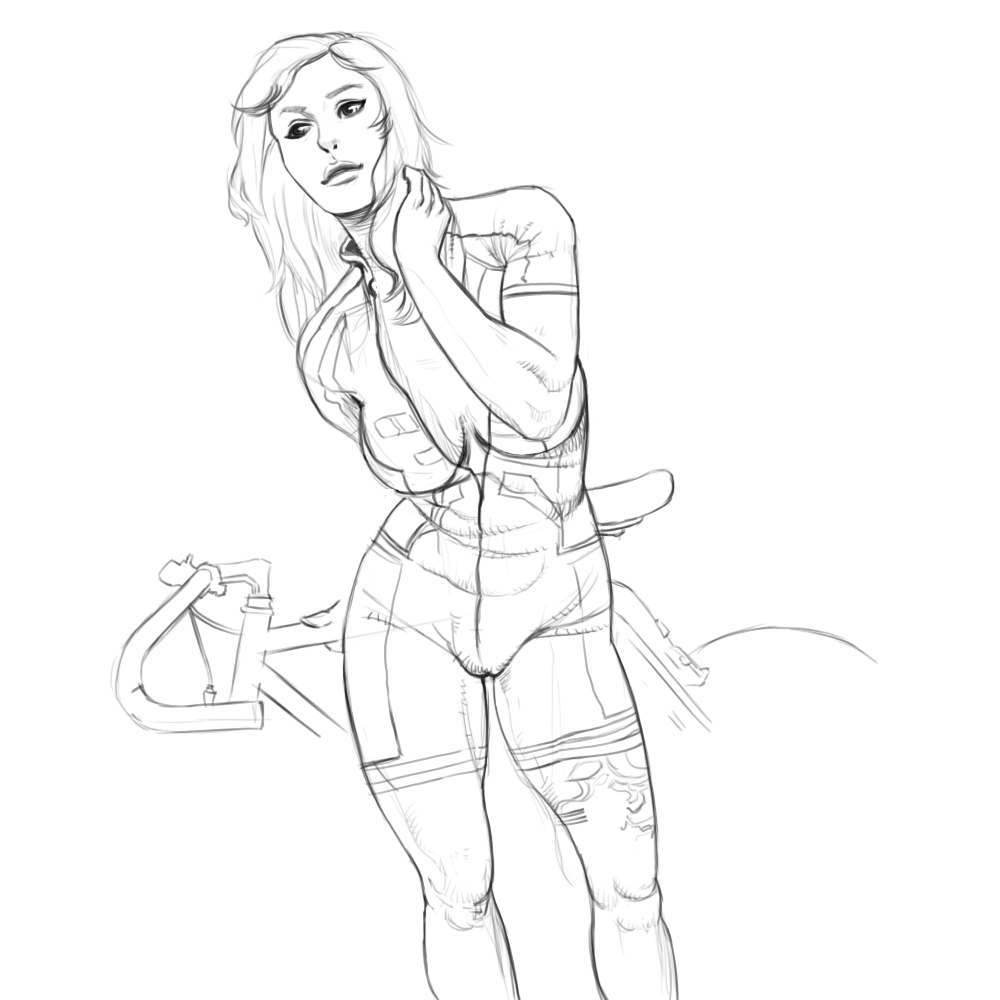
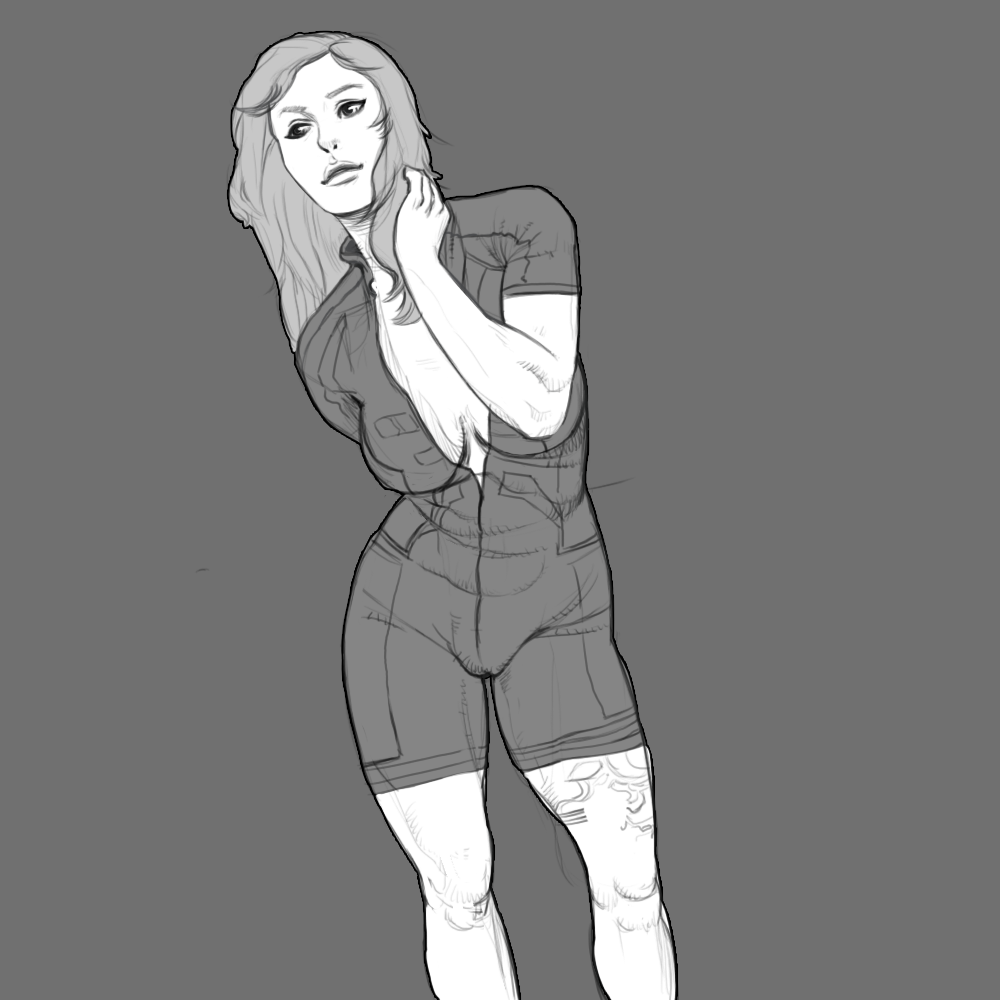
Before/after of a 1000×1000 layered artwork. What changed in the layer stack:
hid "Layer 1" over [109, 164, 879, 738]
added layer "Layer 3 copy" above "Layer 3" over [228, 32, 677, 1000]
added layer "Layer 3" above "레이어 5" over [228, 32, 677, 1000]
painted on "레이어 2" over [0, 0, 1000, 1000]
hid "레이어 0" over [0, 0, 1000, 1000]
